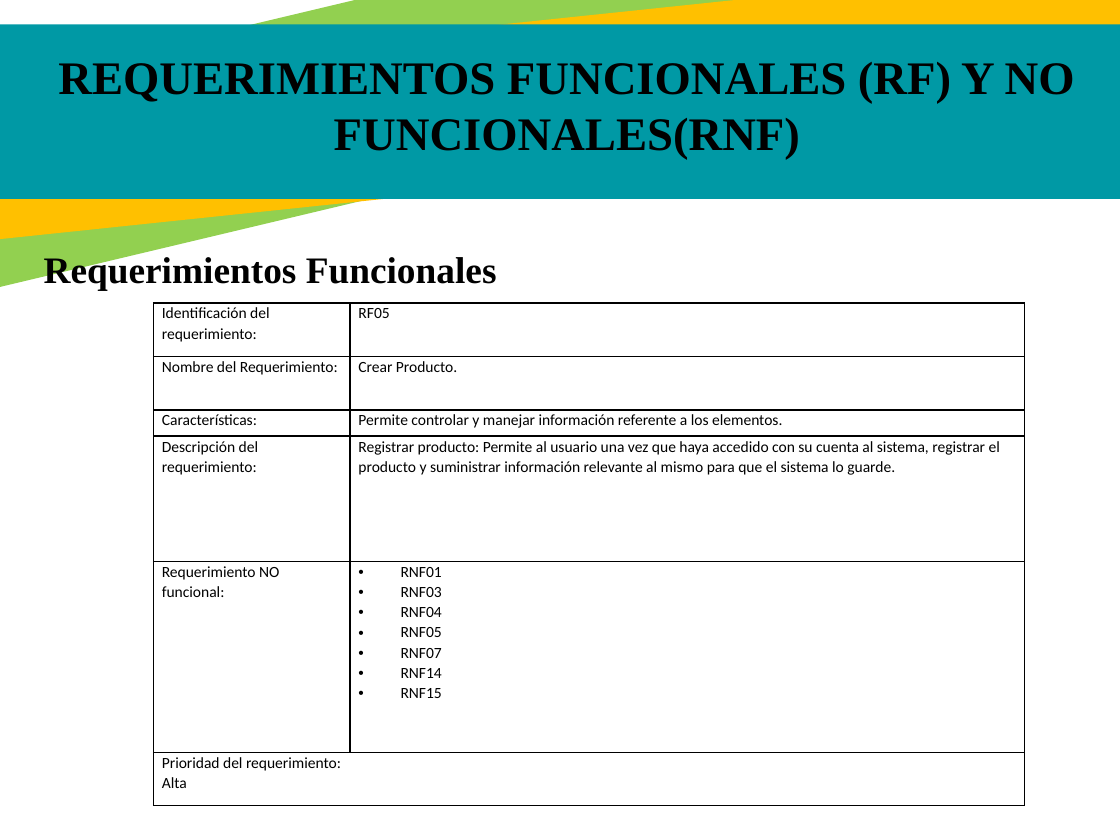
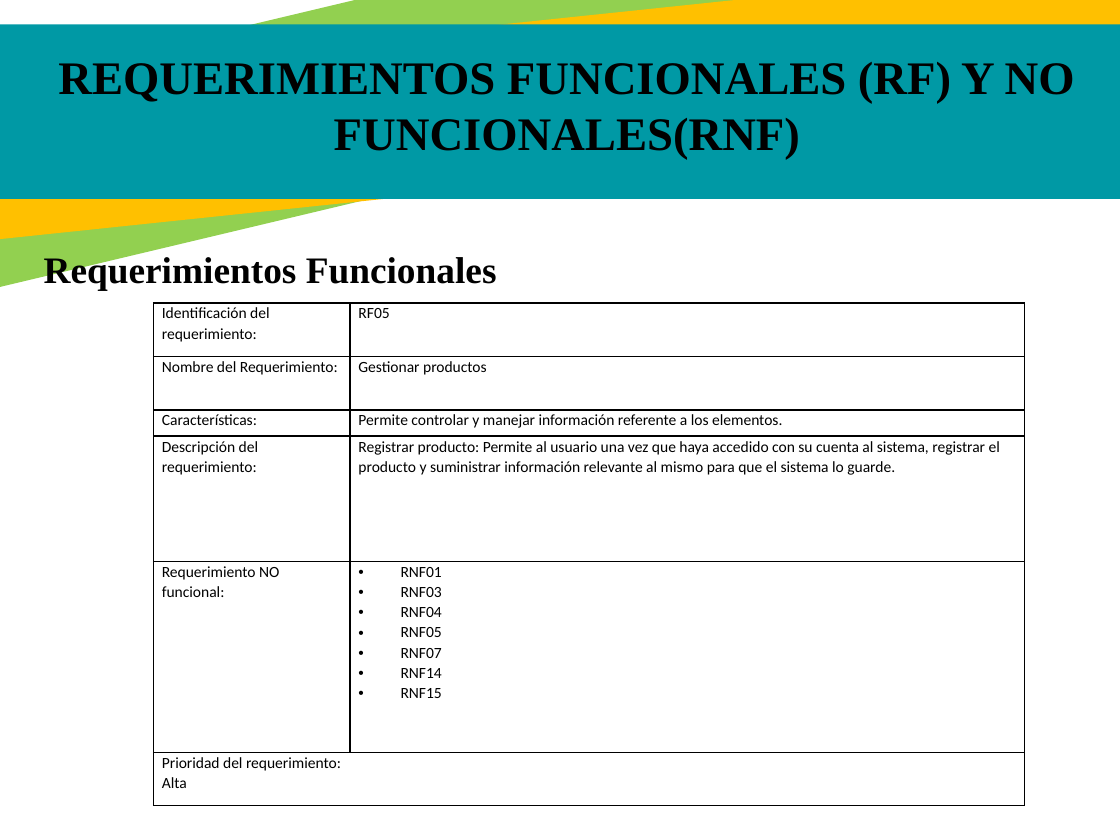
Before and after one commit to jackas779/proyecto, a slide deck: slide 17 of Presentación - Proyecto.pptx. Drawn at 1120x840 pixels with LibreOffice and Linux fonts; fonts in the diff are those of the drawing. Boxes give left, top, right and bottom in pixels: in the first picture for what was removed or moved away, otherwise in the second. Text is boxed around its words. In the diff, an @@ line names an element or a change of style, - is before the commit and + after.

```diff
--- a/Presentación - Proyecto.pptx
+++ b/Presentación - Proyecto.pptx
@@ table at (153,304,1025,806) @@
-row 2, column 2: Crear Producto.
+row 2, column 2: Gestionar productos
```
Also in this commit, not shown: 6 other slides changed, 2 slides added, 3 slides removed, 3 other files.
